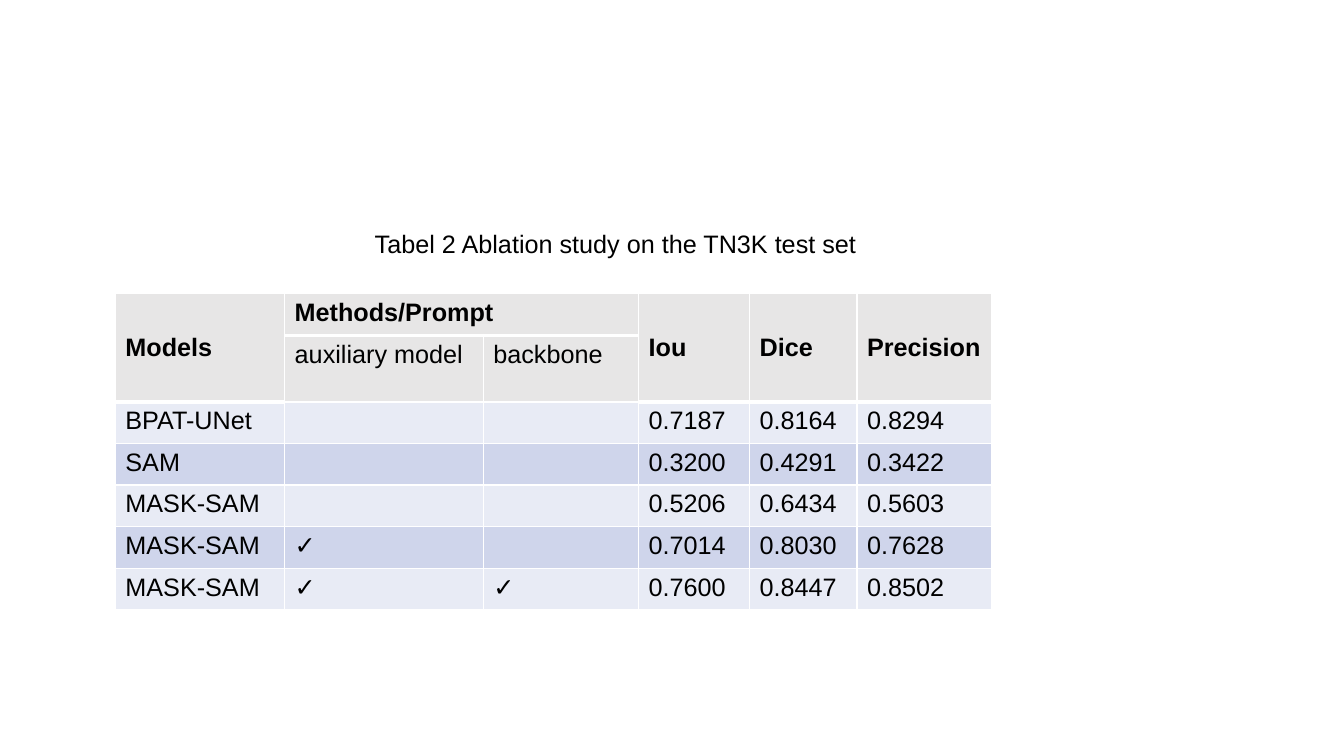
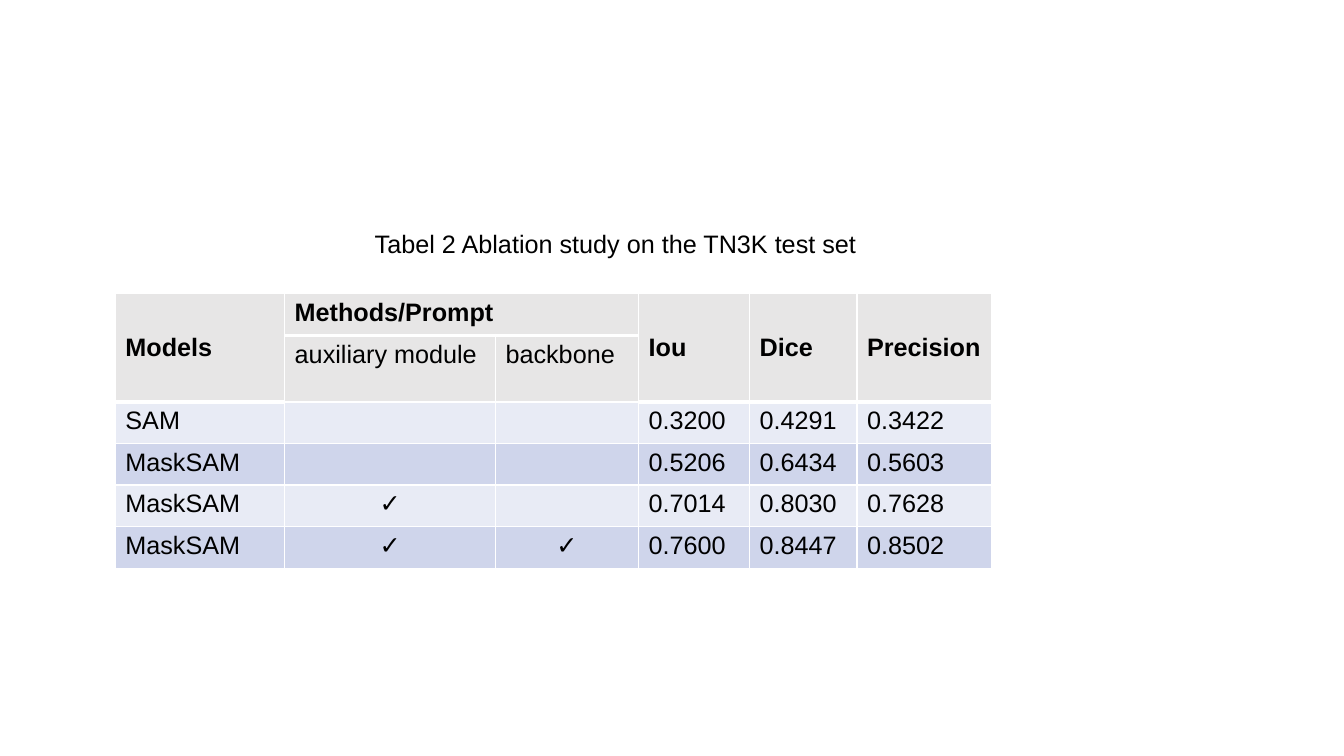
Before and after one commit to wanggy820/MedSAM, a slide deck: slide 3 of 小论文/architecture.pptx. Drawn at 1344x756 pixels with LibreOffice and Linux fonts; fonts in the diff are those of the drawing. Boxes give left, top, right and bottom in pixels: in the first picture for what was removed or moved away, otherwise in the second. Text is boxed around its words. In the diff, an @@ line names an element or a change of style, - is before the commit and + after.

```diff
--- a/小论文/architecture.pptx
+++ b/小论文/architecture.pptx
@@ table at bbox=[115, 294, 992, 614] @@
-row 2:  | auxiliary model | backbone |  |  | 
-row 3: BPAT-UNet |  |  | 0.7187 | 0.8164 | 0.8294
+row 2:  | auxiliary module | backbone |  |  | 
-row 4, column 1: MASK-SAM
+row 4, column 1: MaskSAM
-row 5, column 1: MASK-SAM
+row 5, column 1: MaskSAM
-row 6, column 1: MASK-SAM
+row 6, column 1: MaskSAM
```
Also in this commit, not shown: 3 other slides changed, 3 slides added, 26 other files.
